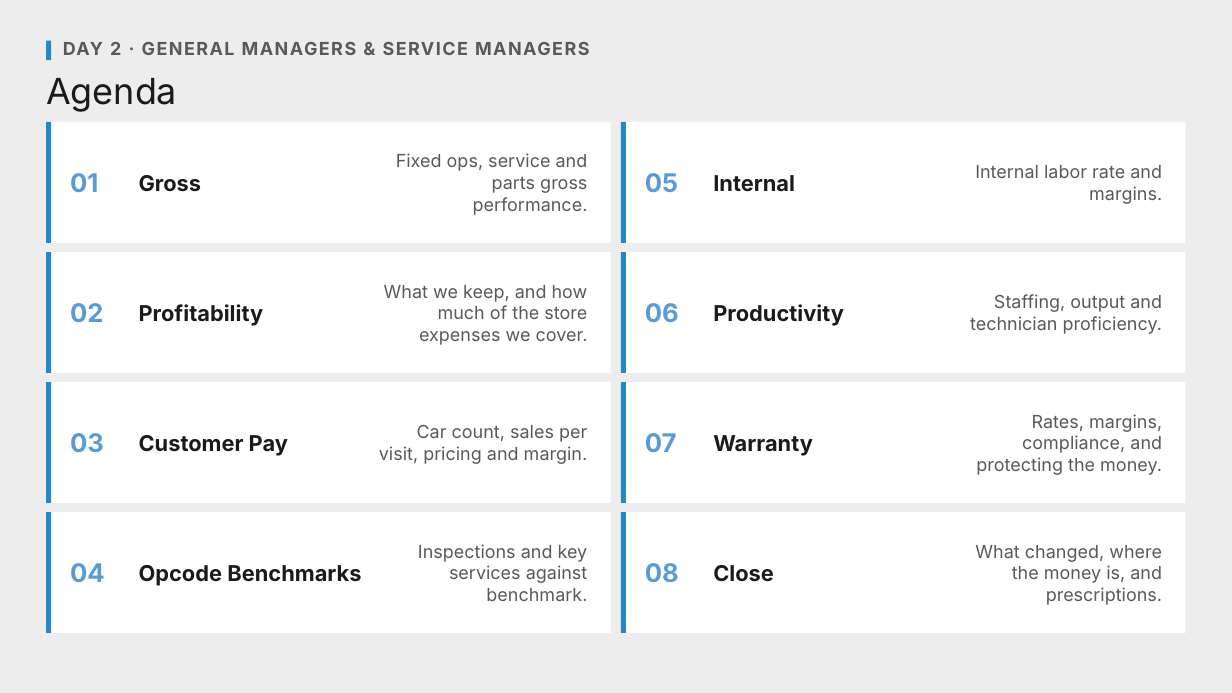
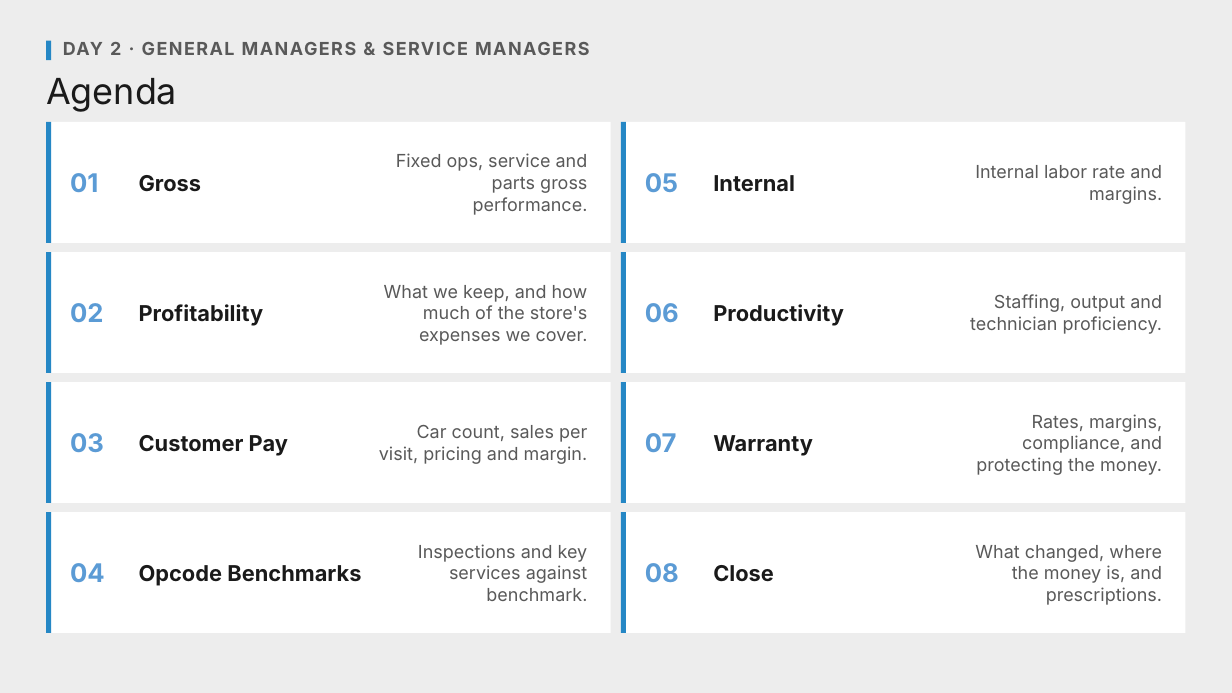
Before and after one commit to Ndresner/Noah, a slide deck: slide 2 of day2-deck/decks/Day 2 Opening - Day 1 Style.pptx. Drawn at 1232x693 pixels with LibreOffice and Linux fonts; fonts in the diff are those of the drawing. Boxes give left, top, right and bottom in pixels: in the first picture for what was removed or moved away, otherwise in the second. Text is boxed around its words. In the diff, an @@ line names an element or a change of style, - is before the commit and + after.

```diff
--- a/day2-deck/decks/Day 2 Opening - Day 1 Style.pptx
+++ b/day2-deck/decks/Day 2 Opening - Day 1 Style.pptx
@@ text at [384,285,588,345]: text changed @@
-What we keep, and how much of the store expenses we cover.
+What we keep, and how much of the store's expenses we cover.
```
Also in this commit, not shown: 5 other files.
